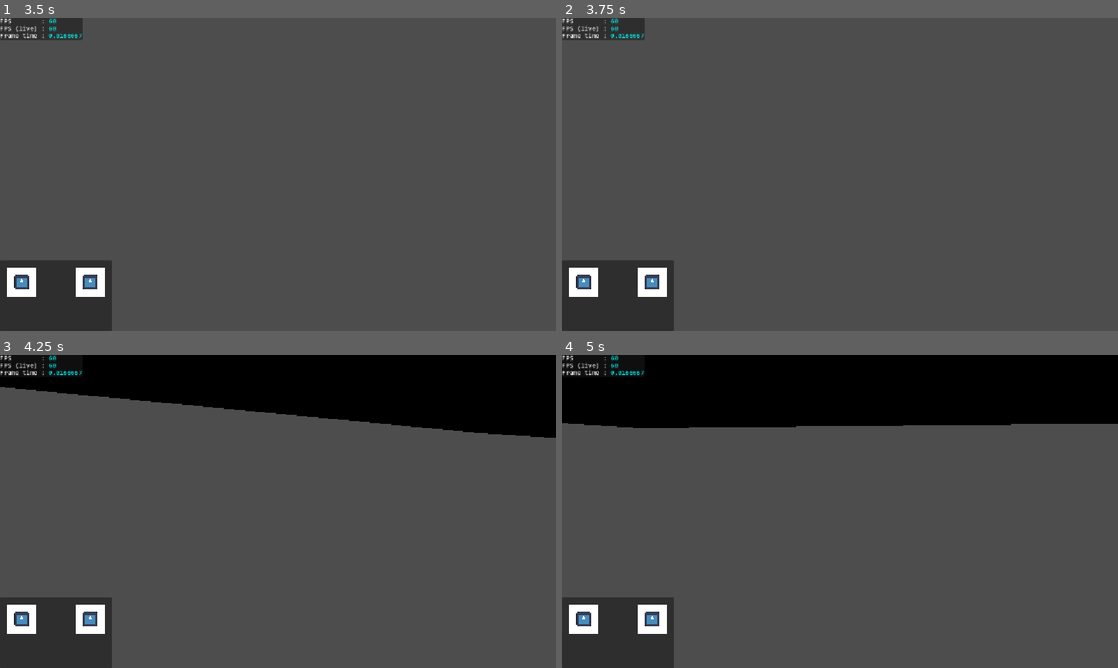
Above: before the commit, frames 1-4 (two rows, left to right).
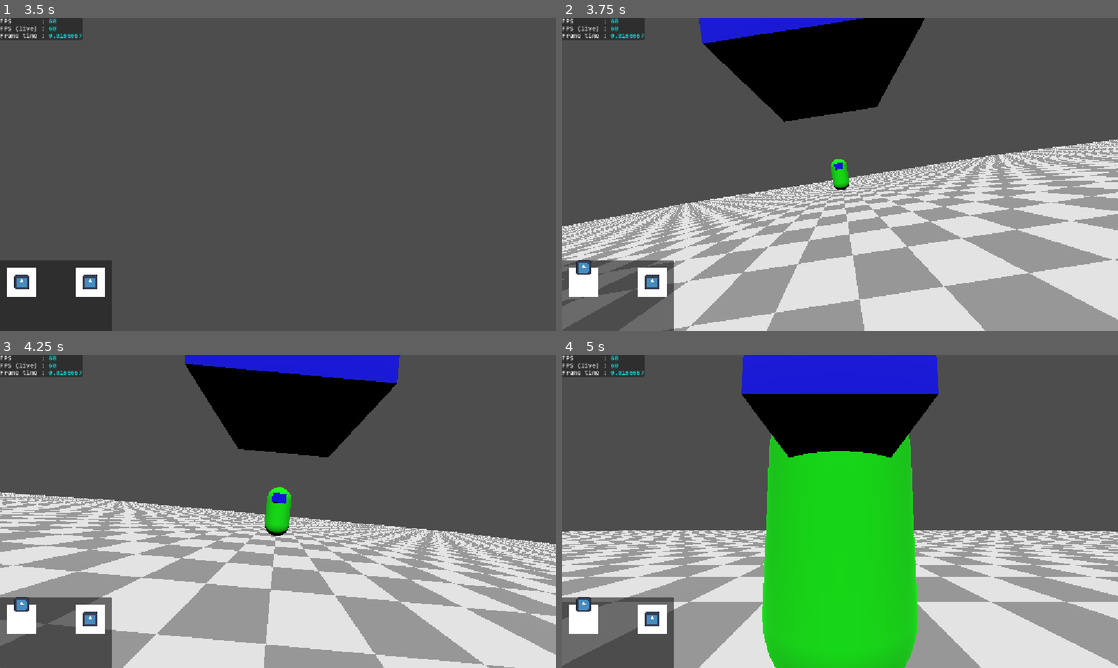
Above: after the commit, the same moments.

Repository: Slenderpi/ArcadeGame
Game: Godot game, scene res://core/main_scene/main_scene.tscn
Two runs of this game, one before a commit and one after it. Both use one fixed random seed, a clock stepped at 60 frames per second and the inputs below. The engine's default icon, where the game draws it, is replaced by a stand-in: a white triangle on a blue panel in a dark square.
Inputs (mouse positions are in pixels of both pictures, inside the frame that each line leads up to):
- Up to frame 1 (3.5 s): tap Enter at 0.5, 2 s; move the mouse to (305, 174) at 0.52 s; hold W (stick_left_north) from 0.53 s (still down); tap Y (insert_coin) at 0.6 s; click (305, 174) at 0.67 s; tap Space (trigger_left) at 1.25, 2.75 s; move the mouse to (250, 174) at 1.27 s; tap Q at 1.35 s; move the mouse to (289, 168) at 2.02 s; hold E 2.03-2.78 s; move the mouse to (272, 180) at 2.77 s; tap Ctrl at 2.85 s; click (272, 180) at 2.92 s
- Up to frame 2 (3.75 s): keep holding W (stick_left_north); tap Enter at 3.5 s; move the mouse to (878, 177) at 3.52 s; tap U at 3.6 s
- Up to frame 3 (4.25 s): keep holding W (stick_left_north)
- Up to frame 4 (5 s): keep holding W (stick_left_north); move the mouse to (795, 508) at 4.27 s; tap I at 4.35 s

Frame 1 is identical in both runs. In frame 2, 57% of the frame differs, in the area x 0-100%, y 0-100%; in frame 3, 65%; in frame 4, 71%.

Commit message:
Continued work

Diff:
--- a/core/game_modes/multiplayer_game_mode.gd
+++ b/core/game_modes/multiplayer_game_mode.gd
@@ -17,5 +17,5 @@
 
 	_main_scene.spawn_mech(
 		_temp_mech_to_load, 1,
-		_temp_mech_to_load, 2
+		_temp_mech_to_load, 1
 	)
--- a/core/game_modes/singleplayer_game_mode.gd
+++ b/core/game_modes/singleplayer_game_mode.gd
@@ -1,7 +1,15 @@
 extends GameMode
 class_name SingleplayerGameMode
+
+
+var _temp_mech_to_load := preload("res://entities/mech_characters/mech_guy/mech_guy.tscn")
 
 
 func start() -> void:
 	Debug.print_info("SingleplayerGameMode starting!")
 	_main_scene.spawn_level(StageRefs.get_stage(StageRefs.EStage.DEV))
+
+	_main_scene.spawn_mech(
+		_temp_mech_to_load, 1,
+		_temp_mech_to_load, 2
+	)
--- a/core/main_scene/main_scene.gd
+++ b/core/main_scene/main_scene.gd
@@ -114,6 +114,7 @@
 	NetworkManager.server_started.connect(func(isMultiplayer: bool):
 		print_rich("[color=green]Server started! Gameplay can begin.")
 		reset()
+		multiplayer.multiplayer_peer = NetworkManager.multiplayer.multiplayer_peer
 		if isMultiplayer:
 			NetworkManager.can_versus = false
 			state = EMainSceneState.MULTIPLAYER
@@ -265,6 +266,25 @@
 	_folder_level.add_child(stage)
 
 
+#@rpc("any_peer", "call_local")
+#func _spawn_mech_0(mechScene: PackedScene) -> void:
+	#print("Spawning mech0!")
+	#active_mech_0 = mechScene.instantiate() as MechCharacter
+	#active_mech_0.name = "1"
+	#active_mech_0.transform = active_stage.spawn_point_0.transform
+	#_folder_entities.add_child(active_mech_0, true)
+
+
+@rpc("any_peer", "call_local")
+func _spawn_mech(mechScene: PackedScene, peerId: int, controllerType: int, transform: Transform3D) -> void:
+	var mech := mechScene.instantiate() as MechCharacter
+	mech.name = str(peerId)
+	mech.controller_type = controllerType
+	mech.transform = transform
+	_folder_entities.add_child(mech, true)
+	_on_mech_character_spawned_general(mech)
+
+
 ## Spawns MechCharacters for both Players. Player0 is ALWAYS the host's Player,
 ## so their peerId will always be 0.
 ## [br]
@@ -272,27 +292,30 @@
 func spawn_mech(mechScene0: PackedScene, controllerType0: int, mechScene1: PackedScene, controllerType1: int) -> void:
 	if not multiplayer.is_server():
 		return
-	print("Spawning mechs")
-
-	var mech0 = mechScene0.instantiate() as MechCharacter
-	mech0.name = "1"
-	mech0.peer_id = 1
-	mech0.transform = active_stage.spawn_point_0.global_transform
-	mech0.controller_type = controllerType0
-
-	var mech1 = mechScene1.instantiate() as MechCharacter
-	mech1.name = str(NetworkManager.other_peer_id)
-	mech1.peer_id = NetworkManager.other_peer_id
-	mech1.transform = active_stage.spawn_point_1.global_transform
-	mech1.controller_type = controllerType1
-
-	_folder_entities.add_child(mech0, true)
-	_folder_entities.add_child(mech1, true)
-
-	# Call this function explicitly for the server.
-	# The spawned signal on the MultiplayerSpawner only calls it on the client.
-	_on_multiplayer_entity_spawned(mech0)
-	_on_multiplayer_entity_spawned(mech1)
+	print("---- Spawning mechs ----")
+
+	_spawn_mech.rpc(mechScene0, 1, controllerType0, active_stage.spawn_point_0.transform)
+	_spawn_mech.rpc(mechScene1, NetworkManager.other_peer_id, controllerType1, active_stage.spawn_point_1.transform)
+
+	#var mech0 = mechScene0.instantiate() as MechCharacter
+	#mech0.name = "1"
+	#mech0.peer_id = 1
+	#mech0.transform = active_stage.spawn_point_0.global_transform
+	#mech0.controller_type = controllerType0
+	#
+	#var mech1 = mechScene1.instantiate() as MechCharacter
+	#mech1.name = str(NetworkManager.other_peer_id)
+	#mech1.peer_id = NetworkManager.other_peer_id
+	#mech1.transform = active_stage.spawn_point_1.global_transform
+	#mech1.controller_type = controllerType1
+	#
+	#_folder_entities.add_child(mech0, true)
+	#_folder_entities.add_child(mech1, true)
+	#
+	## Call this function explicitly for the server.
+	## The spawned signal on the MultiplayerSpawner only calls it on the client.
+	#_on_multiplayer_entity_spawned(mech0)
+	#_on_multiplayer_entity_spawned(mech1)
 
 
 func _on_multiplayer_entity_spawned(node: Node):
@@ -311,6 +334,10 @@
 
 
 func _on_mech_character_spawned_general(mechChar: MechCharacter) -> void:
+	if not mechChar.is_multiplayer_authority() or mechChar.name == "0":
+		print("MechCharacter %s is not my character" % mechChar.name)
+		return
+	print("MechCharacter %s IS my character, setting camera and related stuff to it." % mechChar.name)
 	_dev_canvas.mech_character = mechChar
 	_game_camera.first_person_target = mechChar
 	_game_camera.camera_mode = GameCamera.ECameraMode.FIRST_PERSON
--- a/core/main_scene/main_scene.tscn
+++ b/core/main_scene/main_scene.tscn
@@ -1,17 +1,12 @@
 [gd_scene format=3 uid="uid://dhgdgbr812rv2"]
 
 [ext_resource type="Script" uid="uid://dqgs0suqdr0ic" path="res://core/main_scene/main_scene.gd" id="1_awcct"]
-[ext_resource type="PackedScene" uid="uid://dyhygadsweine" path="res://stages/lv_dev/lv_dev.tscn" id="2_wqpev"]
-[ext_resource type="PackedScene" uid="uid://b0pw1c17p3b5n" path="res://entities/mech_characters/mech_guy/mech_guy.tscn" id="3_0lowg"]
 [ext_resource type="PackedScene" uid="uid://dn3hp2lqhrwn8" path="res://core/game_camera/game_camera.tscn" id="3_3gbtc"]
 [ext_resource type="PackedScene" uid="uid://ktk85mqyxoxj" path="res://ui/dev_canvas/dev_canvas.tscn" id="4_et8y5"]
 
 [node name="MainScene" type="Node" unique_id=1180811448 node_paths=PackedStringArray("_game_camera", "_folder_level", "_folder_entities", "_folder_effects", "_folder_ui", "level_mspawner", "entities_mspawner", "_dev_canvas")]
 process_mode = 3
 script = ExtResource("1_awcct")
-level_to_load = ExtResource("2_wqpev")
-mech_to_load_0 = ExtResource("3_0lowg")
-mech_to_load_1 = ExtResource("3_0lowg")
 _game_camera = NodePath("World/GameCamera")
 _folder_level = NodePath("World/Level")
 _folder_entities = NodePath("World/Entities")
@@ -48,4 +43,3 @@
 
 [node name="EntitiesMSpawner" type="MultiplayerSpawner" parent="Multiplayer/Spawners" unique_id=808705322]
 _spawnable_scenes = PackedStringArray("uid://b0pw1c17p3b5n")
-spawn_path = NodePath("../../../World/Entities")
--- a/entities/mech_characters/base_mech_character/mech_character.gd
+++ b/entities/mech_characters/base_mech_character/mech_character.gd
@@ -20,10 +20,10 @@
 var gravity_coefficient : float = 1.0
 
 
-## Set this value at instantiate() time.
-## This value is read and applied at _ready() time.
-@export
-var peer_id : int = 1
+### Set this value at instantiate() time.
+### This value is read and applied at _ready() time.
+#@export
+#var peer_id : int = 1
 ## Should be set by MainScene when this character is instantiated.
 ## The following values map to the following controller types:[br]
 ## - 0: [DummyControllerComponent] TODO[br]
@@ -56,7 +56,9 @@
 
 
 func _ready() -> void:
-	#set_multiplayer_authority(peer_id)
+	var peerId := name.to_int()
+	if peerId != 0:
+		set_multiplayer_authority(peerId)
 	if not is_multiplayer_authority():
 		return
 	var cntrlr : CharacterControllerComponent = null
--- a/entities/mech_characters/base_mech_character/mech_character.tscn
+++ b/entities/mech_characters/base_mech_character/mech_character.tscn
@@ -14,9 +14,6 @@
 properties/2/path = NodePath("CharacterBody3D:controller_type")
 properties/2/spawn = true
 properties/2/replication_mode = 2
-properties/3/path = NodePath("CharacterBody3D:peer_id")
-properties/3/spawn = true
-properties/3/replication_mode = 2
 
 [node name="CharacterBody3D" type="CharacterBody3D" unique_id=1402290052]
 script = ExtResource("1_x3now")
--- /dev/null
+++ b/globals/enums.gd
@@ -0,0 +1,5 @@
+extends Node
+
+enum EMechCharacter {
+	MECH_GUY
+}
--- a/project.godot
+++ b/project.godot
@@ -20,6 +20,7 @@
 Debug="*uid://cu7bimfn6fy4k"
 NetworkManager="*uid://cc0bu236eu6gu"
 StageRefs="*uid://3xmhx6ujbonj"
+Enums="*uid://d4mfhbadmgc8"
 
 [display]
 
Not shown, added: globals/enums.gd.uid
